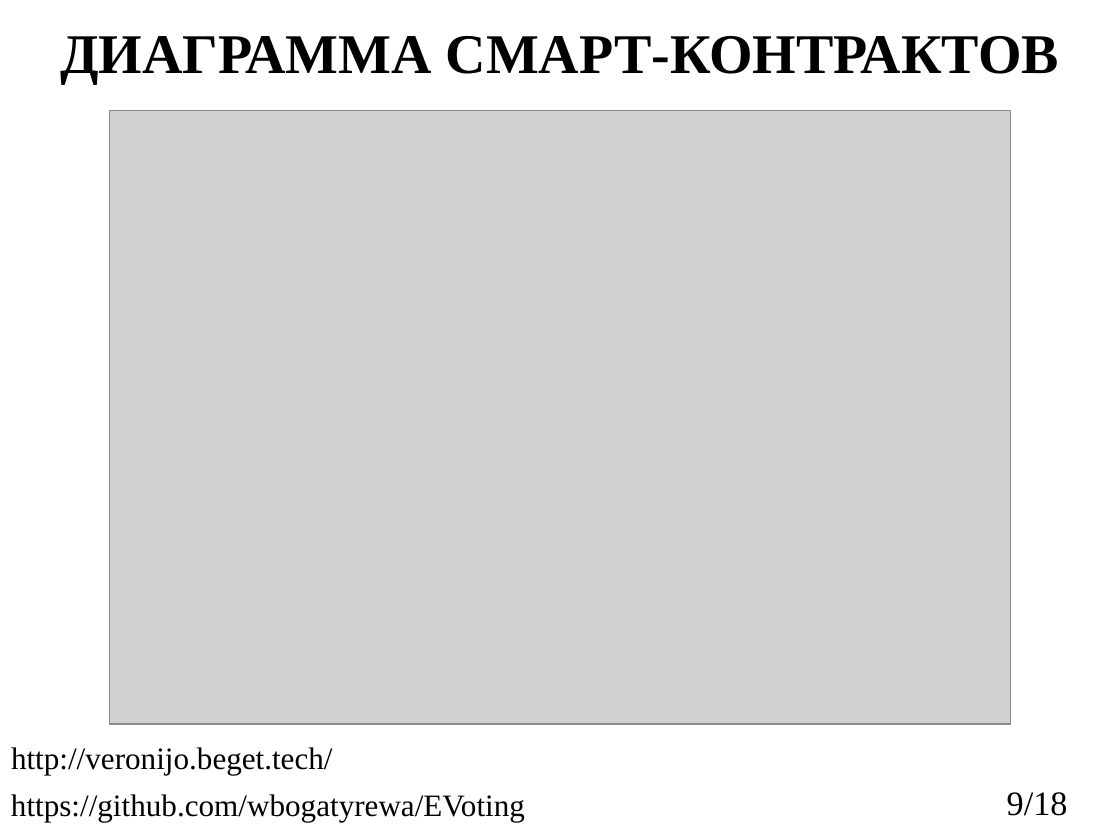
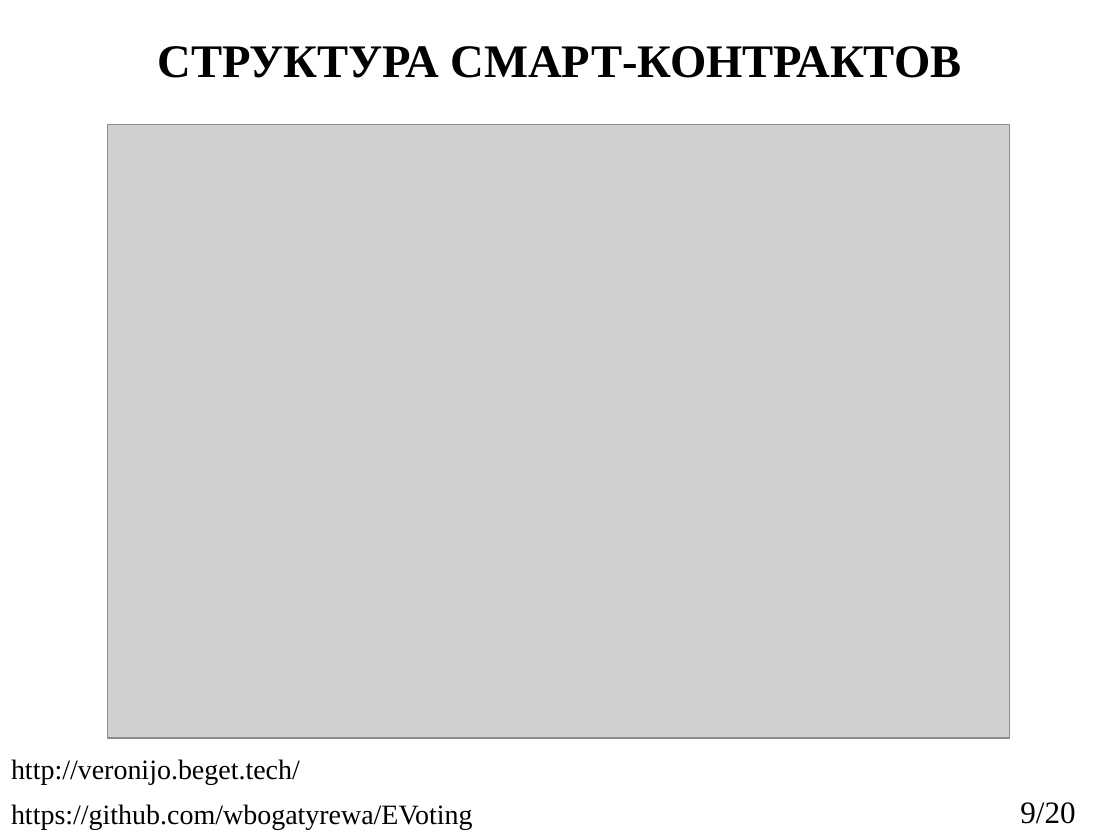
Before and after one commit to wbogatyrewa/EVoting, a slide deck: slide 9 of reports/2023_403_БогатыреваВО_slides.pptx. Drawn at 1120x840 pixels with LibreOffice and Linux fonts; fonts in the diff are those of the drawing; grey boxes stand for pictures. Boxes give left, top, right and bottom in pixels: in the first picture for what was removed or moved away, otherwise in the second. Text is boxed around its words. In the diff, an @@ line names an element or a change of style, - is before the commit and + after.

```diff
--- a/reports/2023_403_БогатыреваВО_slides.pptx
+++ b/reports/2023_403_БогатыреваВО_slides.pptx
@@ title at [157,46,962,78]: text changed; size 36 to 30 pt @@
-ДИАГРАММА СМАРТ-КОНТРАКТОВ
+СТРУКТУРА СМАРТ-КОНТРАКТОВ
@@ picture: place and size @@
-picture at [110,111,1011,725]
+picture at [108,124,1009,738]
@@ text "http://veronijo.beget.tech/": place and size @@
-text "http://veronijo.beget.tech/" at [11,747,333,775]
+text "http://veronijo.beget.tech/" at [11,759,300,784]
@@ text "http://veronijo.beget.tech/" at [11,759,300,784]: size 20 to 18 pt @@
@@ text "https://github.com/wbogatyrewa/EVoting" at [11,804,473,829]: size 20 to 18 pt @@
@@ text "https://github.com/wbogatyrewa/EVoting": place and size @@
-text "https://github.com/wbogatyrewa/EVoting" at [11,794,525,821]
+text "https://github.com/wbogatyrewa/EVoting" at [11,804,473,829]
@@ text at [1020,802,1075,824]: text changed; size 22 to 20 pt @@
-9/18
+9/20
```
Also in this commit, not shown: 15 other slides changed, 3 slides added, 1 slide removed, 2 other files.
